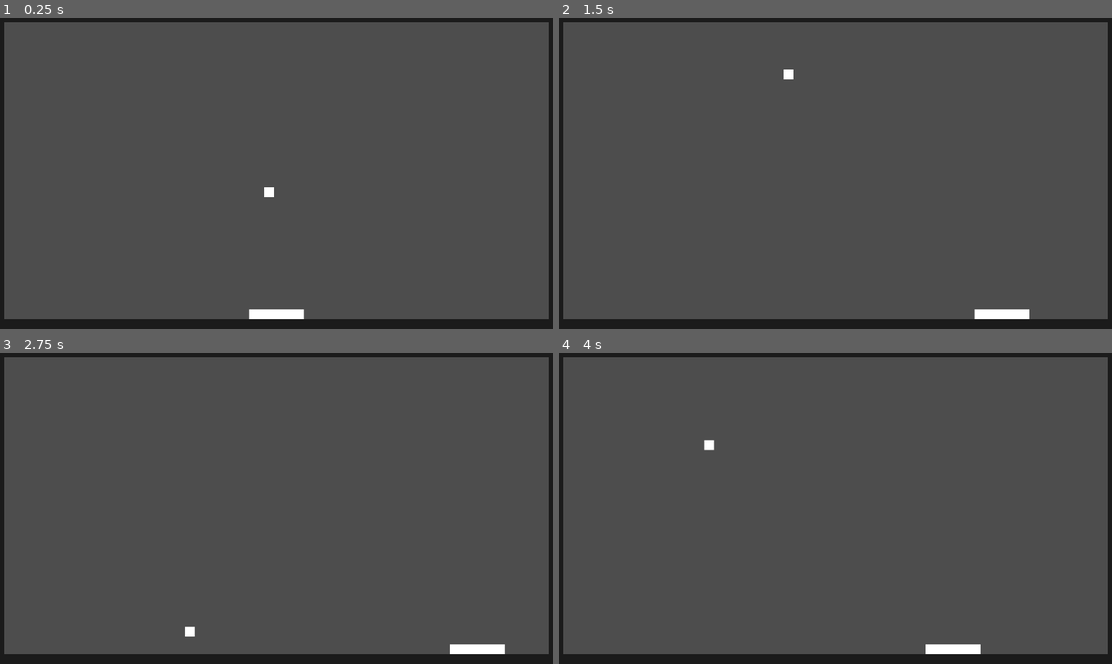
Above: before the commit, frames 1-4 (two rows, left to right).
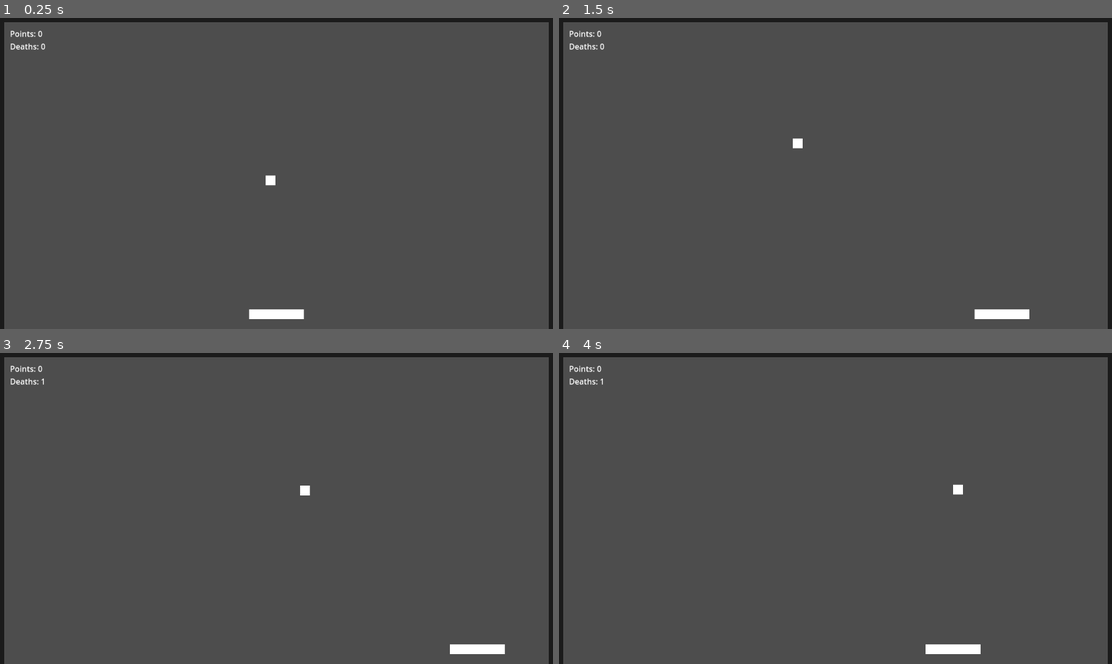
Above: after the commit, the same moments.

Repository: crhexa/breakout-bot
Game: Godot game, scene res://game/world.tscn
Two runs of this game, one before a commit and one after it. Both use one fixed random seed, a clock stepped at 60 frames per second and the inputs below.
Inputs:
- Up to frame 1 (0.25 s): no input
- Up to frame 2 (1.5 s): hold Right (move_right) 0.53-1.28 s; hold Left (move_left) from 1.28 s (still down)
- Up to frame 3 (2.75 s): release Left (move_left) at 2.03 s; hold Right (move_right) from 2.03 s (still down)
- Up to frame 4 (4 s): release Right (move_right) at 3.53 s; hold Left (move_left) from 3.53 s (still down)

The runs differ from the first frame. In frame 1, 3.4% of the frame differs, in the area x 0-100%, y 4-100%; in frame 2, 3.4%; in frame 3, 3.4%; in frame 4, 3.4%.

Commit message:
Added ball killbox

Diff:
--- a/game/ball.gd
+++ b/game/ball.gd
@@ -1,16 +1,20 @@
 extends RigidBody2D
 
-@export var speed : float = 350.0
+@export var speed : float = 450.0
 @export_range(0, 1.5) var spread : float = 1
 
+var killer : RID
 
-func initialize(start_position : Vector2):
+
+func initialize(start_position : Vector2, killer_rid : RID):
 	var ball_direction : float = -1 * randf_range(spread, PI - spread)
 
+	killer = killer_rid
 	position = start_position
 	linear_velocity = Vector2(speed, 0).rotated(ball_direction)
 
 
-func _on_body_shape_exited(body_rid, body, body_shape_index, local_shape_index):
-	print("bounce")
-	return # TODO: bounce with constant speed
+func _on_body_shape_exited(body_rid, _body, _body_shape_index, _local_shape_index):
+	if body_rid != killer:
+		var direction = linear_velocity.angle()
+		linear_velocity = Vector2(speed, 0).rotated(direction)
--- a/game/ball.tscn
+++ b/game/ball.tscn
@@ -5,7 +5,7 @@
 
 [sub_resource type="RectangleShape2D" id="RectangleShape2D_nlwh7"]
 
-[node name="RigidBody2D" type="RigidBody2D"]
+[node name="Ball" type="RigidBody2D"]
 physics_material_override = ExtResource("1_vjmx5")
 gravity_scale = 0.0
 max_contacts_reported = 1
--- /dev/null
+++ b/game/global/signals.gd
@@ -0,0 +1,3 @@
+extends Node
+
+signal game_restart
--- /dev/null
+++ b/game/kill_area.gd
@@ -0,0 +1,5 @@
+extends Area2D
+
+
+func _on_body_entered(_body):
+	Signals.game_restart.emit()
--- /dev/null
+++ b/game/kill_area.tscn
@@ -0,0 +1,14 @@
+[gd_scene load_steps=3 format=3 uid="uid://bkreeam1j242"]
+
+[ext_resource type="Script" path="res://game/kill_area.gd" id="1_307k4"]
+
+[sub_resource type="RectangleShape2D" id="RectangleShape2D_wb5nc"]
+
+[node name="kill_area" type="Area2D"]
+script = ExtResource("1_307k4")
+
+[node name="CollisionShape2D" type="CollisionShape2D" parent="."]
+position = Vector2(10, 10)
+shape = SubResource("RectangleShape2D_wb5nc")
+
+[connection signal="body_entered" from="." to="." method="_on_body_entered"]
--- a/game/paddle.gd
+++ b/game/paddle.gd
@@ -15,7 +15,7 @@
 	v = Vector2(x_velocity, 0)
 
 
-func _process(delta):
+func _process(_delta):
 	if controllable:
 		input_left = Input.is_action_pressed("move_left")
 		input_right = Input.is_action_pressed("move_right")
--- a/game/world.gd
+++ b/game/world.gd
@@ -1,12 +1,46 @@
 extends Node
 
-@onready var ball = $Ball
+@onready var kill_area = $Environment/Walls/South
+@onready var environment = $Environment
+@onready var label = $Interface/Points
 
 @export var ball_start = Vector2(566, 438)
 
+var ball : RigidBody2D
+var ball_pscn : PackedScene
+
+var points : int = 0
+var deaths : int = 0
+
 
 func _ready():
+	Signals.game_restart.connect(_on_game_restart)
+	ball_pscn = preload("res://game/ball.tscn")
 	initialize()
 
+
+func _on_game_restart():
+	deaths += 1
+	update_interface()
+	initialize()
+
+
 func initialize():
-	ball.initialize(ball_start)
+	if is_instance_valid(ball):
+		for child in ball.get_children():
+			child.queue_free()
+		environment.call_deferred("remove_child", ball)
+		ball.queue_free()
+
+	ball = ball_pscn.instantiate()
+	environment.call_deferred("add_child", ball)
+	ball.initialize(ball_start, kill_area.get_rid())
+
+
+func score():
+	points += 1
+	update_interface()
+
+
+func update_interface():
+	label.set_text("Points: %d \nDeaths: %d" % [points, deaths])
--- a/game/world.tscn
+++ b/game/world.tscn
@@ -3,30 +3,44 @@
 [ext_resource type="PackedScene" uid="uid://dmf2a2hmp6a3y" path="res://game/paddle.tscn" id="1_oi82f"]
 [ext_resource type="Script" path="res://game/world.gd" id="1_u78ss"]
 [ext_resource type="PackedScene" uid="uid://b11mvk0fdotel" path="res://game/wall.tscn" id="2_nq0vk"]
-[ext_resource type="PackedScene" uid="uid://djmq0nvvmektu" path="res://game/ball.tscn" id="4_lr6mt"]
+[ext_resource type="PackedScene" uid="uid://bkreeam1j242" path="res://game/kill_area.tscn" id="4_dcfwk"]
 
 [node name="World" type="Node"]
 script = ExtResource("1_u78ss")
 
-[node name="Paddle" parent="." instance=ExtResource("1_oi82f")]
+[node name="Environment" type="Node" parent="."]
+
+[node name="Paddle" parent="Environment" instance=ExtResource("1_oi82f")]
 position = Vector2(520, 608)
 
-[node name="Walls" type="Node2D" parent="."]
+[node name="Walls" type="Node2D" parent="Environment"]
+metadata/_edit_lock_ = true
 
-[node name="North" parent="Walls" instance=ExtResource("2_nq0vk")]
-scale = Vector2(30, 0.5)
+[node name="North" parent="Environment/Walls" instance=ExtResource("2_nq0vk")]
+position = Vector2(-20, 20)
+rotation = -1.57079
+scale = Vector2(1, 29.8)
 constant_linear_velocity = Vector2(0, 20)
 
-[node name="West" parent="Walls" instance=ExtResource("2_nq0vk")]
-scale = Vector2(0.5, 17)
+[node name="West" parent="Environment/Walls" instance=ExtResource("2_nq0vk")]
+position = Vector2(20, 20)
+rotation = 1.57079
+scale = Vector2(17, 1)
 
-[node name="East" parent="Walls" instance=ExtResource("2_nq0vk")]
-position = Vector2(1132, 0)
-scale = Vector2(0.5, 17)
+[node name="East" parent="Environment/Walls" instance=ExtResource("2_nq0vk")]
+position = Vector2(1132, 20)
+scale = Vector2(1, 17)
 
-[node name="South" parent="Walls" instance=ExtResource("2_nq0vk")]
-position = Vector2(0, 628)
-scale = Vector2(30, 0.5)
+[node name="South" parent="Environment/Walls" instance=ExtResource("4_dcfwk")]
+position = Vector2(24, 660)
+scale = Vector2(55.2, 2)
 
-[node name="Ball" parent="." instance=ExtResource("4_lr6mt")]
-position = Vector2(566, 438)
+[node name="Interface" type="Node" parent="."]
+
+[node name="Points" type="Label" parent="Interface"]
+offset_left = 32.0
+offset_top = 32.0
+offset_right = 252.0
+offset_bottom = 84.0
+text = "Points: 0
+Deaths: 0"
--- a/project.godot
+++ b/project.godot
@@ -14,6 +14,10 @@
 run/main_scene="res://game/world.tscn"
 config/features=PackedStringArray("4.1", "Forward Plus")
 config/icon="res://icon.svg"
+
+[autoload]
+
+Signals="*res://game/global/signals.gd"
 
 [input]
 
